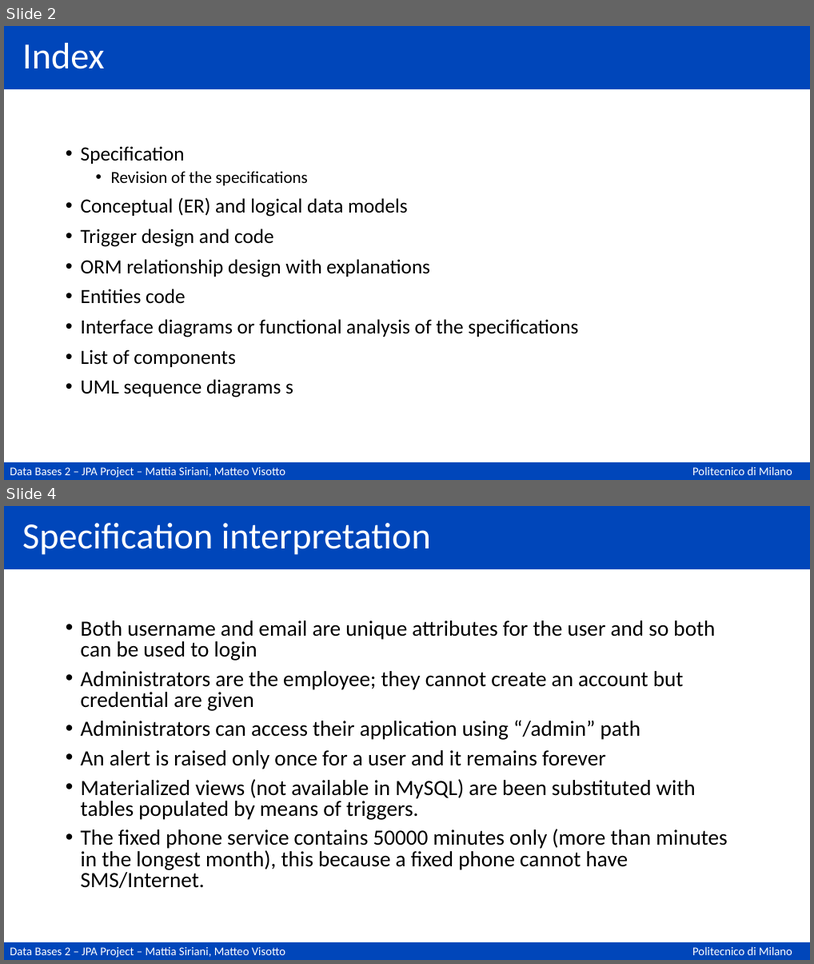
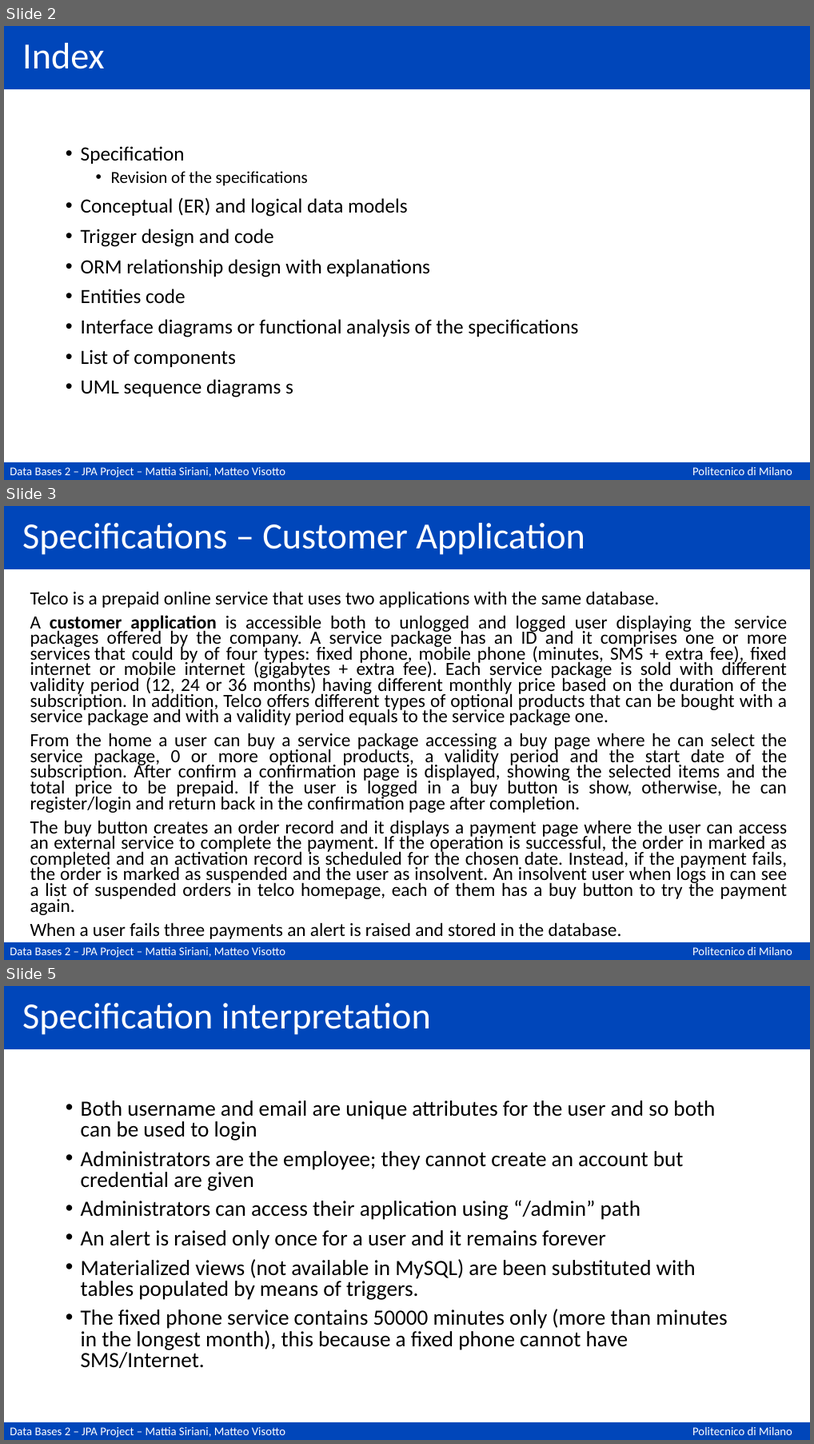
Before and after one commit to matteovisotto/DB2-SirianiVisotto, a slide deck: Documentation.pptx. Shown one above the other, each under a label of ours: slides 2 and 4 before the commit, slides 2, 3 and 5 after it; the slides between them are not shown. The pictures are 814x964 and 814x1444 pixels, drawn with LibreOffice and Linux fonts; fonts in the diff are those of the drawing. Boxes give left, top, right and bottom in pixels: in the first picture for what was removed or moved away, otherwise in the second. Text is boxed around its words. In the diff, an @@ line names an element or a change of style, - is before the commit and + after.

```diff
--- a/Documentation.pptx
+++ b/Documentation.pptx
@@ slide 3 added at box(4, 506, 810, 960), background #FFFFFF; not listed: 3 template elements that a slide beside it also shows @@
@@ title added at box(22, 523, 586, 555), 44 pt, text #FFFFFF @@
+Specifications – Customer Application
@@ text added at box(30, 591, 788, 939), 22.2 pt, text #000000 @@
+Telco is a prepaid online service that uses two applications with the same database.
+A customer application is accessible both to unlogged and logged user displaying the service packages offered by the company. A service package has an ID and it comprises one or more services that could by of four types: fixed phone, mobile phone (minutes, SMS + extra fee), fixed internet or mobile internet (gigabytes + extra fee). Each service package is sold with different validity period (12, 24 or 36 months) having different monthly price based on the duration of the subscription. In addition, Telco offers different types of optional products that can be bought with a service package and with a validity period equals to the service package one.
+From the home a user can buy a service package accessing a buy page where he can select the service package, 0 or more optional products, a validity period and the start date of the subscription. After confirm a confirmation page is displayed, showing the selected items and the total price to be prepaid. If the user is logged in a buy button is show, otherwise, he can register/login and return back in the confirmation page after completion.
+The buy button creates an order record and it displays a payment page where the user can access an external service to complete the payment. If the operation is successful, the order in marked as completed and an activation record is scheduled for the chosen date. Instead, if the payment fails, the order is marked as suspended and the user as insolvent. An insolvent user when logs in can see a list of suspended orders in telco homepage, each of them has a buy button to try the payment again.
+When a user fails three payments an alert is raised and stored in the database.
@@ what was slide 4 is now slide 5 @@
```
Also in this commit, not shown: 1 other slide added, 1 slide removed.
